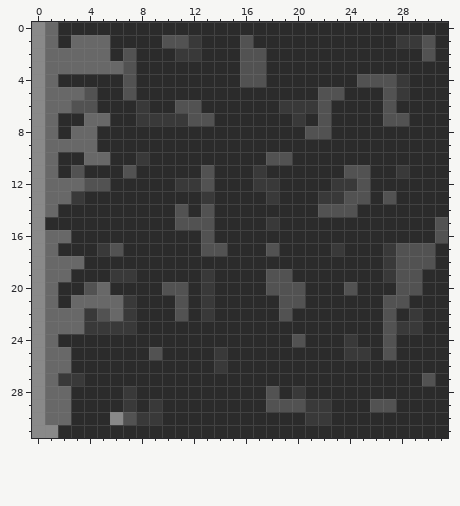
Two states of a pixel-art file, FINAL_PROJECT/ASSETS/ENVIROMENT/BLACK_GROUND/dirtANDgrassMID_LEFT_BLACK.aseprite. That is the earlier state.
32x32 pixels, 1 frame.
And afterwards:
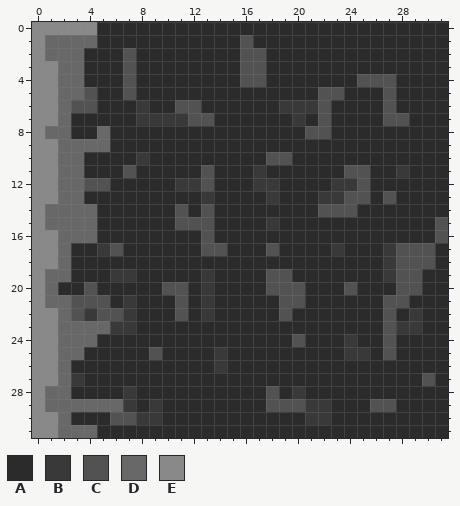
Palette (. is transparent): A #2b2b2b  B #393939  C #525252  D #686868  E #898989
Changes in this commit:
layer "black" now shown
Layer "greenAdded":
y 0: x 1..4 DAAA -> EEEE
y 1: x 2 A -> D; x 5 D -> A; x 10..12 CCB -> AAA; x 28..30 BBC -> AAA
y 2: x 4..5 DD -> AA; x 11..12 BB -> AA; x 30 C -> A
y 3: x 1 D -> E; x 4..6 DDD -> AAA
y 4: x 1..3 DAA -> EDD; x 28 B -> A
y 5: x 1 D -> E; x 28 B -> A
y 6: x 1 D -> E
y 7: x 1..2 DA -> ED; x 4..5 DD -> AA
y 8: x 2..5 ADDA -> DAAD
y 9: x 1 D -> E; x 5 A -> D
y 10: x 1..5 DAADD -> EDDAA
y 11: x 1..3 DAC -> EDD
y 12: x 1 D -> E
y 13: x 1 D -> E; x 3 B -> D
y 14: x 2..4 AAA -> DDD
y 15: x 1..4 AAAA -> DDDD
y 16: x 1 D -> E; x 3..4 AA -> DD
y 17: x 1..2 DA -> ED
y 18: x 1 D -> E; x 3 D -> A
y 20: x 5 D -> A
y 21: x 2..6 ADDDD -> DCCCA
y 22: x 1 D -> E; x 3 D -> C; x 6 D -> C
y 23: x 1 D -> E; x 4..5 BB -> DD
y 24: x 1..4 DAAA -> EDDD
y 25: x 1 D -> E; x 3 A -> D
y 26: x 1 D -> E
y 27: x 1..2 DB -> ED
y 29: x 3..6 AAAA -> DDDD
y 30: x 1 D -> E; x 6 E -> C
y 31: x 2..4 AAA -> DDD
